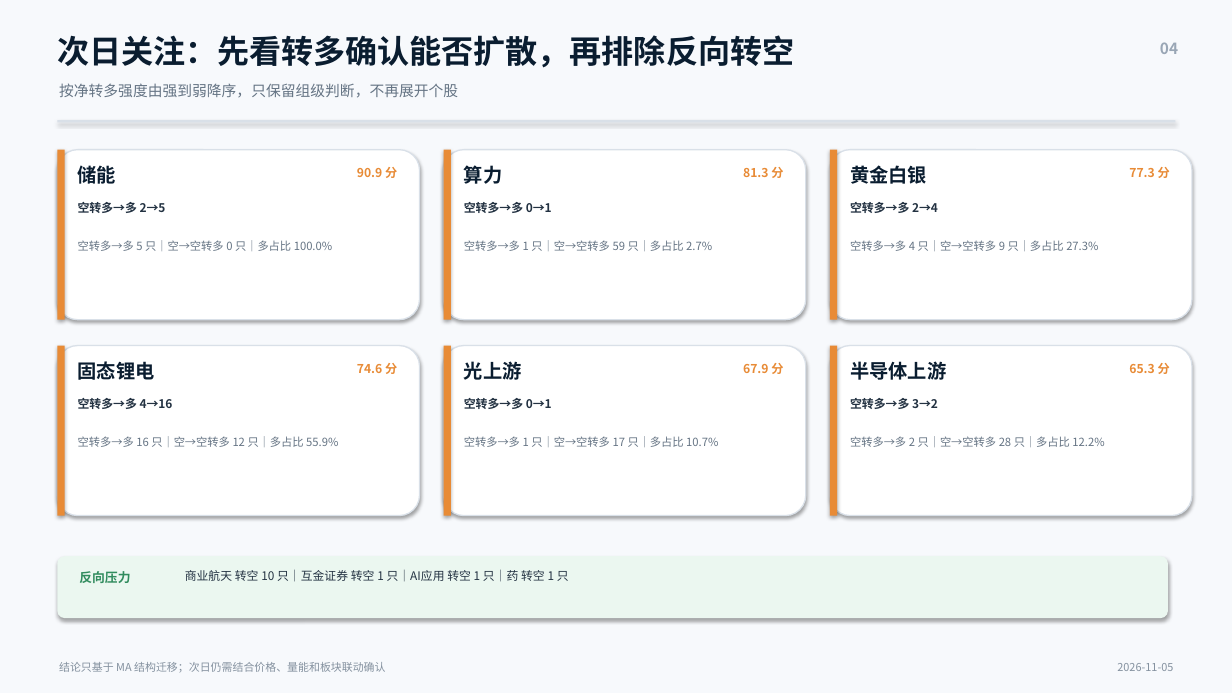
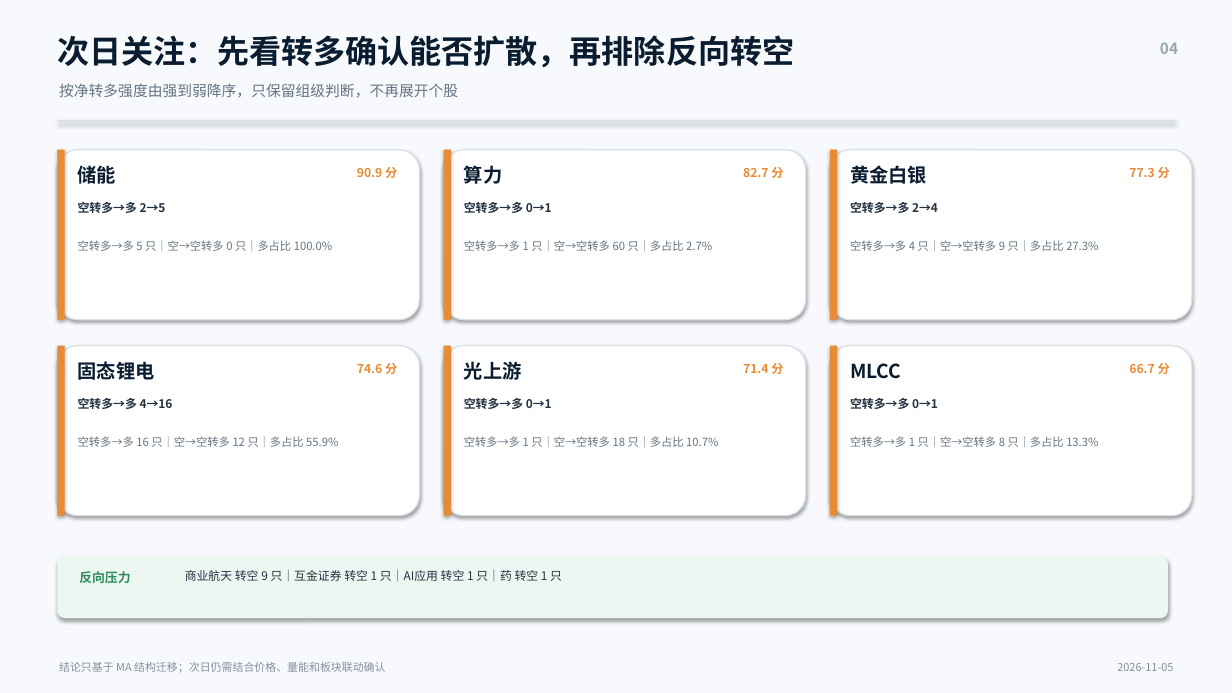
Before and after one commit to nancybhc/a-share-blast-lab, a slide deck: slide 4 of assets/多空阶段简报_2026-11-05.pptx. Drawn at 1232x693 pixels with LibreOffice and Linux fonts; fonts in the diff are those of the drawing. Boxes give left, top, right and bottom in pixels: in the first picture for what was removed or moved away, otherwise in the second. Text is boxed around its words. In the diff, an @@ line names an element or a change of style, - is before the commit and + after.

```diff
--- a/assets/多空阶段简报_2026-11-05.pptx
+++ b/assets/多空阶段简报_2026-11-05.pptx
@@ text at [743, 167, 783, 178]: text changed @@
-81.3 分
+82.7 分
@@ text at [464, 240, 712, 251]: text changed @@
-空转多→多 1 只｜空→空转多 59 只｜多占比 2.7%
+空转多→多 1 只｜空→空转多 60 只｜多占比 2.7%
@@ text at [743, 363, 783, 374]: text changed @@
-67.9 分
+71.4 分
@@ text at [850, 363, 901, 379]: text changed @@
-半导体上游
+MLCC
@@ text at [1129, 363, 1170, 374]: text changed @@
-65.3 分
+66.7 分
@@ text at [850, 398, 938, 409]: text changed @@
-空转多→多 3→2
+空转多→多 0→1
@@ text at [464, 436, 718, 447]: text changed @@
-空转多→多 1 只｜空→空转多 17 只｜多占比 10.7%
+空转多→多 1 只｜空→空转多 18 只｜多占比 10.7%
@@ text at [850, 436, 1098, 447]: text changed @@
-空转多→多 2 只｜空→空转多 28 只｜多占比 12.2%
+空转多→多 1 只｜空→空转多 8 只｜多占比 13.3%
@@ text at [185, 570, 562, 582]: text changed @@
-商业航天 转空 10 只｜互金证券 转空 1 只｜AI应用 转空 1 只｜药 转空 1 只
+商业航天 转空 9 只｜互金证券 转空 1 只｜AI应用 转空 1 只｜药 转空 1 只
```
Also in this commit, not shown: 2 other slides changed, 8 other files.
